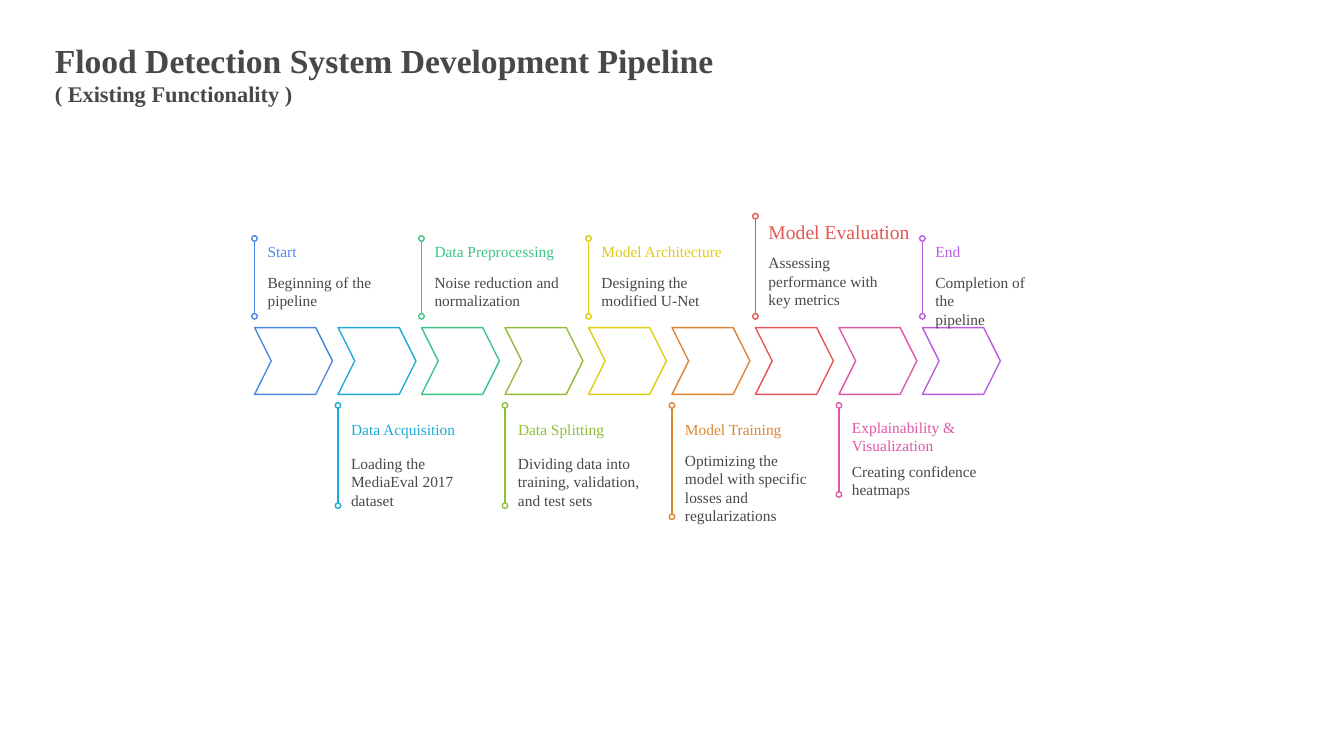
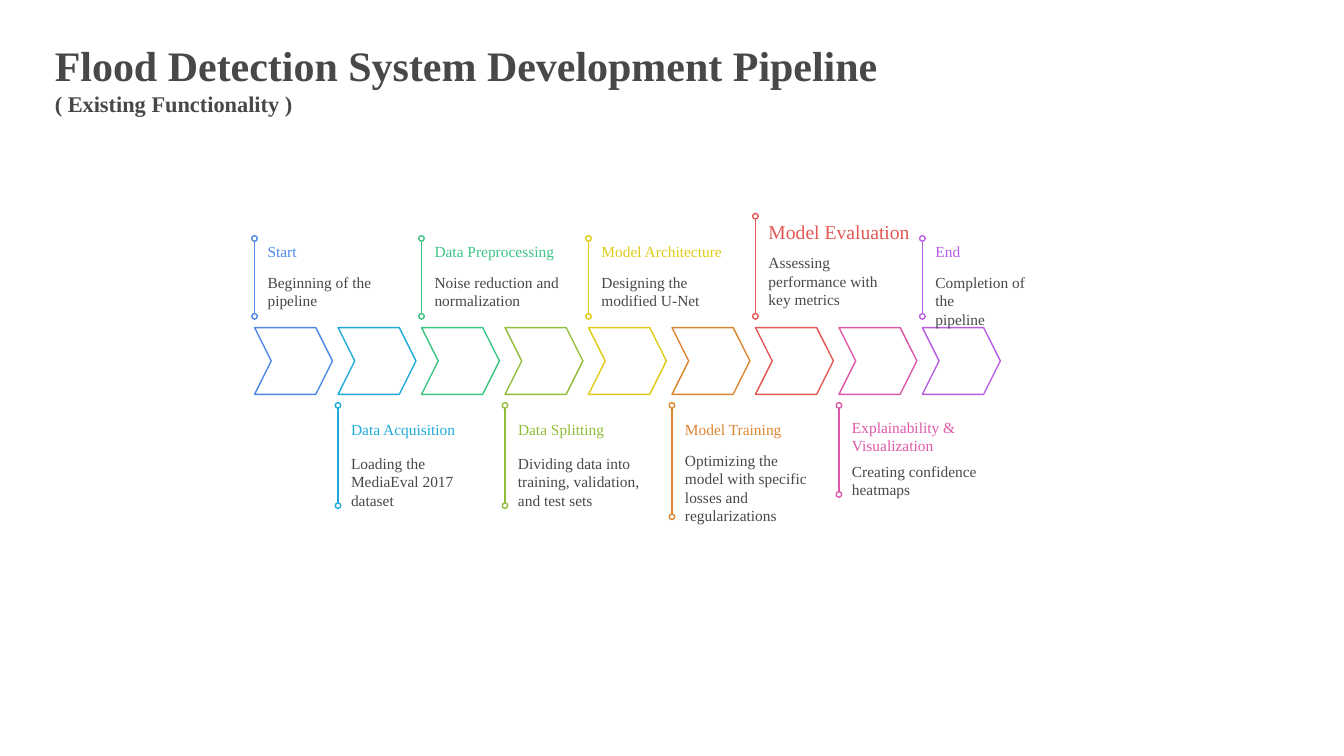
Before and after one commit to mskchaithanyaraj/C14-project-details, a slide deck: slide 5 of PPT/C14 - PPT.pptx. Drawn at 1344x756 pixels with LibreOffice and Linux fonts; fonts in the diff are those of the drawing. Boxes give left, top, right and bottom in pixels: in the first picture for what was removed or moved away, otherwise in the second. Text is boxed around its words. In the diff, an @@ line names an element or a change of style, - is before the commit and + after.

```diff
--- a/PPT/C14 - PPT.pptx
+++ b/PPT/C14 - PPT.pptx
@@ text "Flood Detection System Development Pipeline ..." at [55, 52, 877, 117]: size 24 to 30 pt in "Flood Detection System Development Pipeline" @@
```
Also in this commit, not shown: 3 other slides changed, 4 slides added, 3 slides removed, 1 other file.
